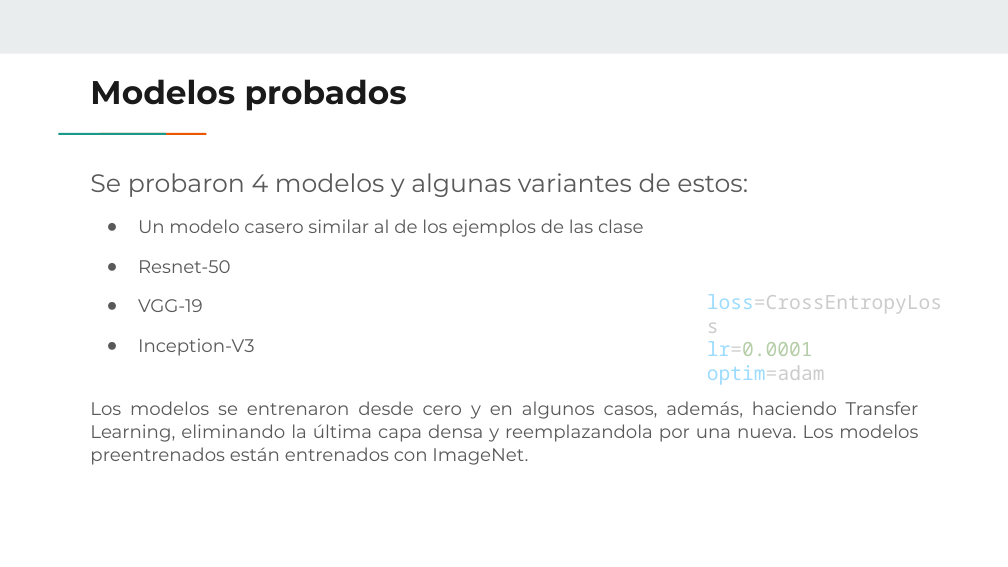
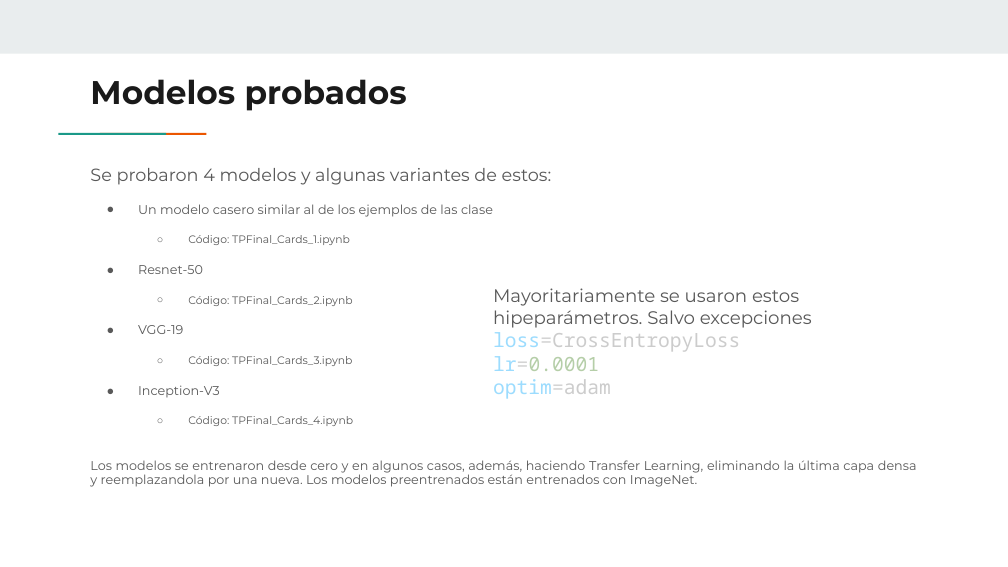
Before and after one commit to juanpsch/IA, a slide deck: slide 7 of CV2/TP_Final/Trabajo Final - Juan Pablo Schamun.pptx. Drawn at 1008x567 pixels with LibreOffice and Linux fonts; fonts in the diff are those of the drawing. Boxes give left, top, right and bottom in pixels: in the first picture for what was removed or moved away, otherwise in the second. Text is boxed around its words. In the diff, an @@ line names an element or a change of style, - is before the commit and + after.

Commit message:
TPFinal

```diff
--- a/CV2/TP_Final/Trabajo Final - Juan Pablo Schamun.pptx
+++ b/CV2/TP_Final/Trabajo Final - Juan Pablo Schamun.pptx
@@ text at bbox=[90, 168, 917, 487]: paragraph added @@
+  ○ Código: TPFinal_Cards_1.ipynb
@@ text at bbox=[90, 168, 917, 487]: size 18 to 12.6 pt in "Se probaron 4 modelos y algunas variantes ..."; size 13 to 9.1 pt in "Un modelo casero similar al de los ...", "Resnet-50", "VGG-19", "Inception-V3" and 1 more places; line spacing 1.05 to 0.95 @@
@@ text at bbox=[188, 296, 353, 306]: paragraph added @@
+  ○ Código: TPFinal_Cards_2.ipynb
@@ text "Mayoritariamente se usaron estos hipeparámetros. ...": place and size @@
-text "Mayoritariamente se usaron estos hipeparámetros. ..." at bbox=[707, 294, 942, 385]
+text "Mayoritariamente se usaron estos hipeparámetros. ..." at bbox=[493, 288, 812, 399]
@@ text at bbox=[493, 288, 812, 328]: paragraph added @@
+Mayoritariamente se usaron estos hipeparámetros. Salvo excepciones
@@ text at bbox=[188, 356, 352, 366]: paragraph added @@
+  ○ Código: TPFinal_Cards_3.ipynb
@@ text at bbox=[188, 416, 353, 426]: paragraph added @@
+  ○ Código: TPFinal_Cards_4.ipynb
```
Also in this commit, not shown: 1 other slide changed.
